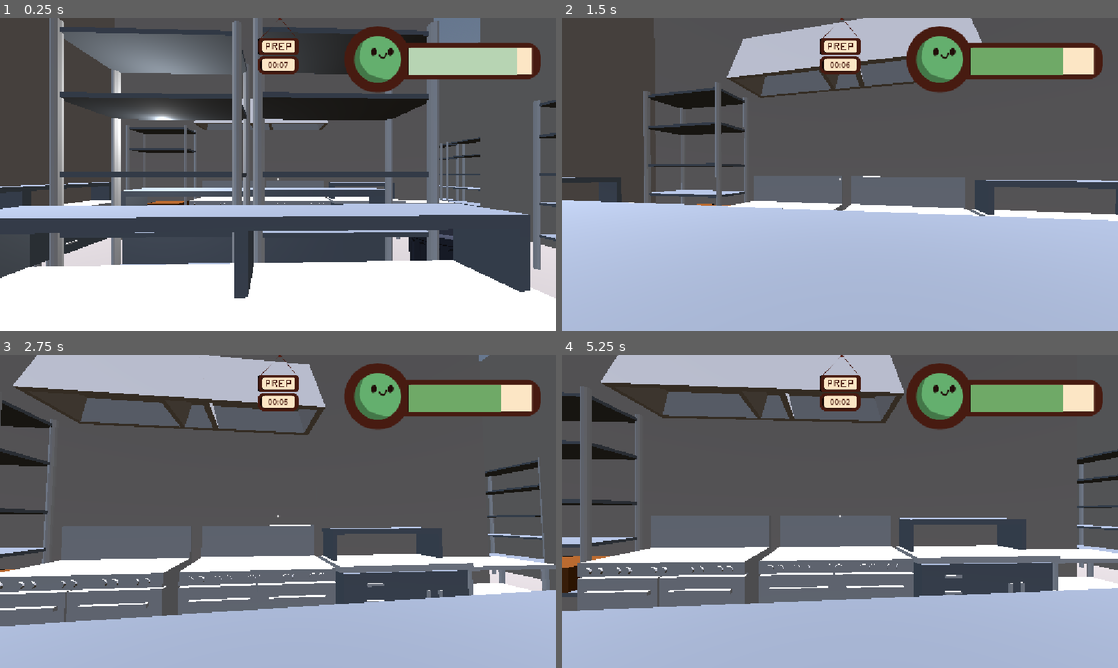
Above: before the commit, frames 1-4 (two rows, left to right).
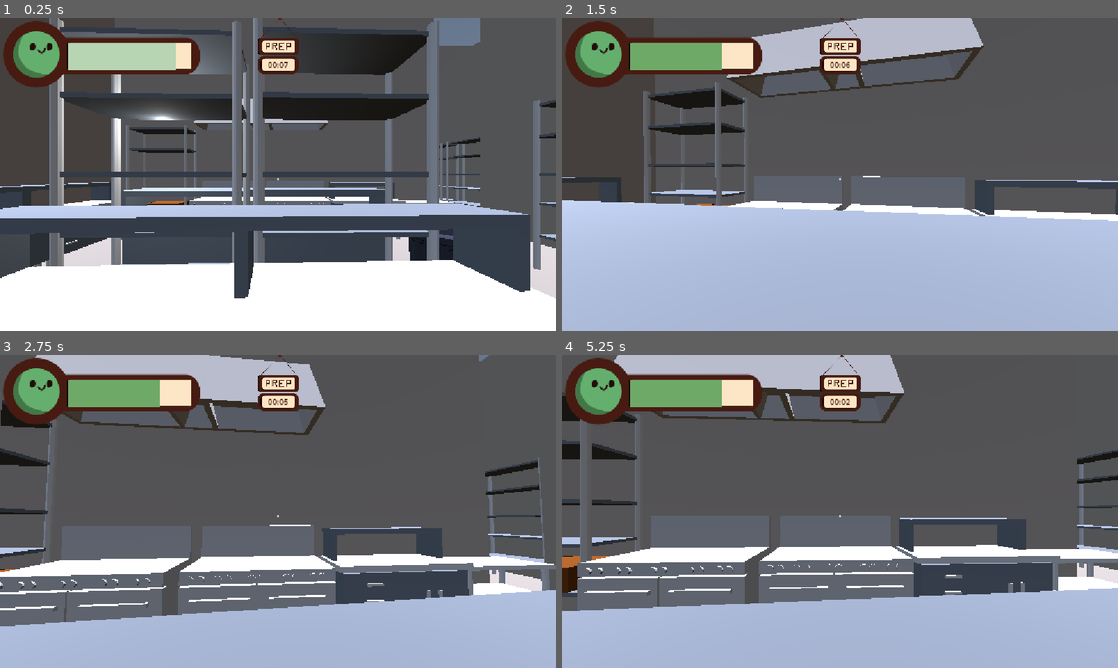
Above: after the commit, the same moments.

Repository: AlexLietha/Slacker
Game: Godot game, scene res://Scenes/FunctionalKitchen.tscn
Two runs of this game, one before a commit and one after it. Both use one fixed random seed, a clock stepped at 60 frames per second and the inputs below.
Inputs (mouse positions are in pixels of both pictures, inside the frame that each line leads up to):
- Up to frame 1 (0.25 s): no input
- Up to frame 2 (1.5 s): tap Enter (ui_accept) at 0.5, 0.77 s; move the mouse to (867, 174) at 0.52 s; hold W (moveForward) from 0.53 s (still down); right-click (867, 174) at 0.6 s; move the mouse to (812, 174) at 1.27 s; tap E (interact) at 1.35 s
- Up to frame 3 (2.75 s): keep holding W (moveForward); tap Enter (ui_accept) at 1.52, 2 s; move the mouse to (289, 505) at 2.02 s; tap ` (reassignRoles) at 2.1 s
- Up to frame 4 (5.25 s): keep holding W (moveForward); tap Enter (ui_accept) at 2.75, 3.02, 3.5, 3.77, 4.52 s; move the mouse to (834, 517) at 2.77 s; right-click (834, 517) at 2.85 s; move the mouse to (878, 514) at 3.52 s; tap E (interact) at 3.6 s; move the mouse to (795, 508) at 4.27 s; tap ` (reassignRoles) at 4.35 s; move the mouse to (845, 511) at 5.02 s; right-click (845, 511) at 5.1 s

The runs differ from the first frame. In frame 1, 9.4% of the frame differs, in the area x 0-98%, y 0-24%; in frame 2, 9.3%; in frame 3, 9.4%; in frame 4, 9.4%.

Commit message:
Moved rating bar to top left

Diff:
--- a/slacker/Scenes/player.tscn
+++ b/slacker/Scenes/player.tscn
@@ -63,6 +63,7 @@
 [node name="Order List" type="VBoxContainer" parent="UI" unique_id=871812656]
 anchors_preset = 9
 anchor_bottom = 1.0
+offset_top = 149.0
 offset_right = 165.0
 grow_vertical = 2
 size_flags_horizontal = 3
@@ -73,17 +74,17 @@
 offset_bottom = 40.0
 
 [node name="EmptyBarV1" type="Sprite2D" parent="UI" unique_id=577593943]
-position = Vector2(917, 86)
+position = Vector2(210, 75.5)
 texture = ExtResource("4_fkybt")
 
 [node name="ColorRect" type="ColorRect" parent="UI" unique_id=1444698482 node_paths=PackedStringArray("barSprite")]
 anchors_preset = 1
 anchor_left = 1.0
 anchor_right = 1.0
-offset_left = -305.0
-offset_top = 62.0
-offset_right = -49.0
-offset_bottom = 117.0
+offset_left = -1012.0
+offset_top = 51.5
+offset_right = -756.0
+offset_bottom = 106.5
 grow_horizontal = 0
 script = ExtResource("4_vgqql")
 gradient = SubResource("Gradient_fkybt")
